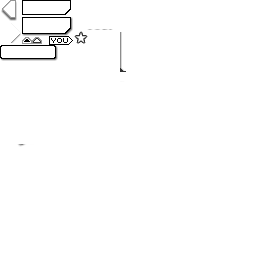
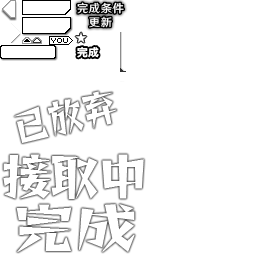
Layered file, before and after one edit (256x256). Changes by layer:
added group "组 1" with 2 layers above "状况" over [left=77, top=2, right=124, bottom=28]
moved "更新" into group "组 1" over [left=89, top=16, right=112, bottom=28]
moved "完成条件" into group "组 1" over [left=77, top=2, right=124, bottom=14]
added group "组 2" with 3 layers above "图层 1" over [left=3, top=91, right=144, bottom=252]
moved "完成" (2nd of 2, in "组 2") into group "组 2" over [left=16, top=204, right=135, bottom=252]
moved "接取中" into group "组 2" over [left=3, top=154, right=144, bottom=199]
moved "已放弃" into group "组 2" over [left=14, top=91, right=117, bottom=143]
painted on "图层 1" over [left=17, top=29, right=119, bottom=147]
